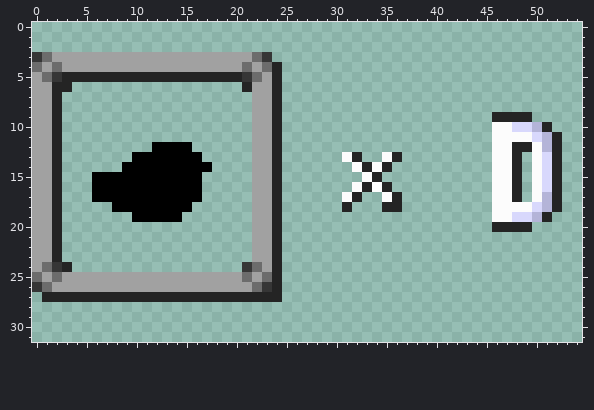
Pixel-art sprite -- sprites/sprPunchIconBlack/0.png. This is how it looked before the edit.
The file is 55x32 pixels.
After the commit:
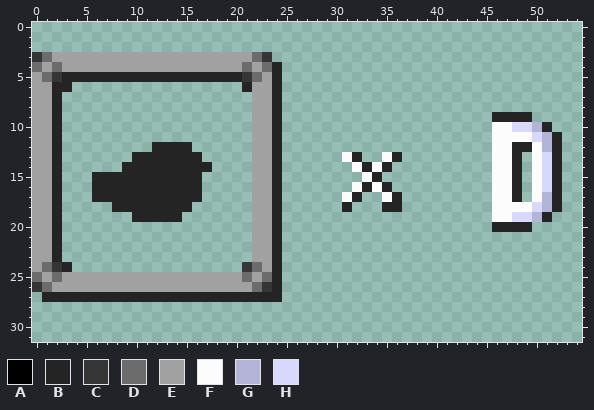
Palette (. is transparent): A #000000  B #242424  C #363636  D #6c6c6c  E #a1a1a1  F #fcfcfc  G #b4b4d8  H #d8d8fc
Edits made:
{"y":12,"x":12,"old":"AAAA","new":"BBBB"}
{"y":13,"x":10,"old":"AAAAAAA","new":"BBBBBBB"}
{"y":14,"x":9,"old":"AAAAAAAAA","new":"BBBBBBBBB"}
{"y":15,"x":6,"old":"AAAAAAAAAAA","new":"BBBBBBBBBBB"}
{"y":16,"x":6,"old":"AAAAAAAAAAA","new":"BBBBBBBBBBB"}
{"y":17,"x":6,"old":"AAAAAAAAAAA","new":"BBBBBBBBBBB"}
{"y":18,"x":8,"old":"AAAAAAAA","new":"BBBBBBBB"}
{"y":19,"x":10,"old":"AAAAA","new":"BBBBB"}
{"label":"changed","picture_box":[92,142,212,222]}
